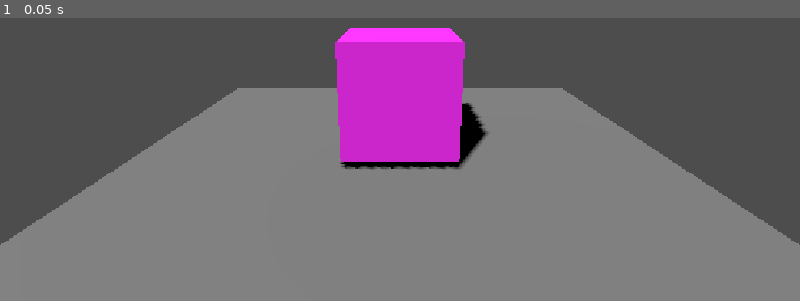
Above: before the commit, frame 1.
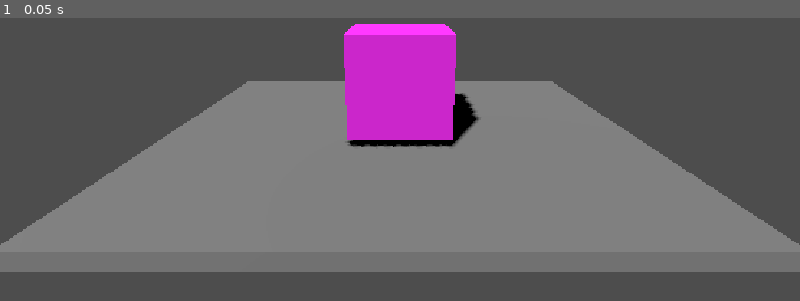
Above: after the commit, the same moment.

Repository: Raphael-Gregori/JamJam
Game: Godot game, scene res://main_scene.tscn
Same seed, same stepped clock (60 frames per second), same inputs: the game is played once before the commit and once after it.
Inputs:
- Up to frame 1 (0.05 s): no input

The runs differ from the first frame. In frame 1, 14% of the frame differs, in the area x 0-100%, y 2-100%.

Commit message:
init camera placement

Diff:
--- a/jamjam_godot_project/nouveau-projet-de-jeu/main_scene.tscn
+++ b/jamjam_godot_project/nouveau-projet-de-jeu/main_scene.tscn
@@ -14,7 +14,7 @@
 [node name="Node3D" type="Node3D" unique_id=929869374]
 
 [node name="Camera3D" type="Camera3D" parent="." unique_id=937476976]
-transform = Transform3D(1, 0, 0, 0, 0.9690435, 0.24689001, 0, -0.24689001, 0.9690435, 0, 1.5973608, 3.3387783)
+transform = Transform3D(1, 0, 0, 0, 0.9690435, 0.24689001, 0, -0.24689001, 0.9690435, 0, 1.5973608, 3.7640293)
 current = true
 fov = 62.500168
 size = 2.99
